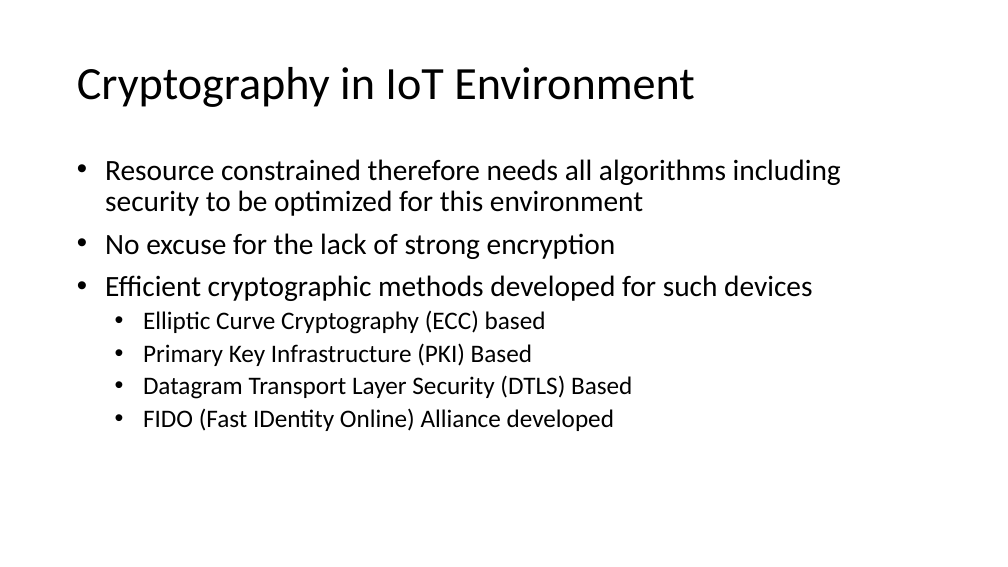
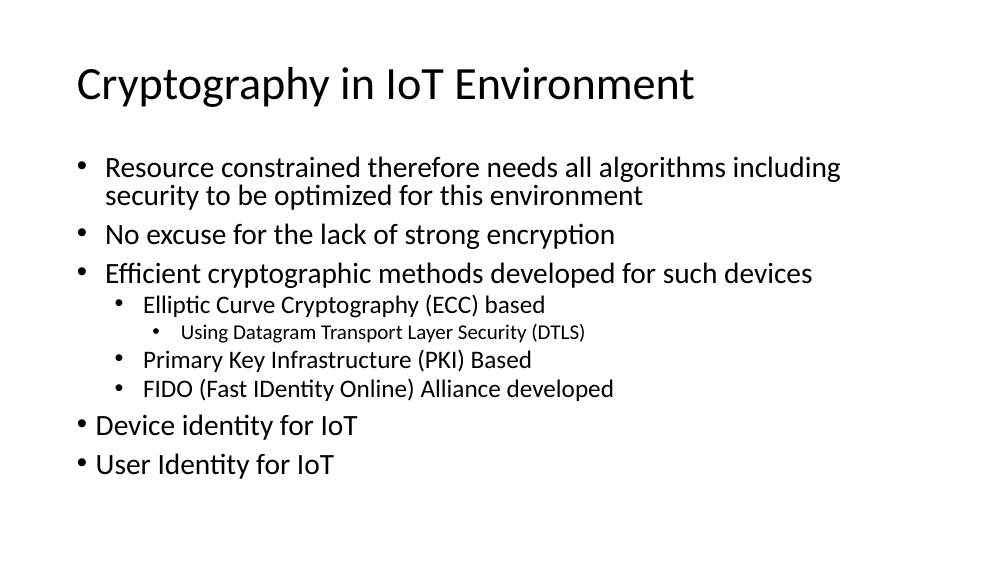
Before and after one commit to douglchoi/SecureSharing, a slide deck: slide 3 of Harshal-Mahangare-Survey-PPT/Authentication mechanisms for Internet of Things (IOT.pptx. Drawn at 1008x567 pixels with LibreOffice and Linux fonts; fonts in the diff are those of the drawing. Boxes give left, top, right and bottom in pixels: in the first picture for what was removed or moved away, otherwise in the second. Text is boxed around its words. In the diff, an @@ line names an element or a change of style, - is before the commit and + after.

```diff
--- a/Harshal-Mahangare-Survey-PPT/Authentication mechanisms for Internet of Things (IOT.pptx
+++ b/Harshal-Mahangare-Survey-PPT/Authentication mechanisms for Internet of Things (IOT.pptx
@@ text at box(105, 156, 841, 401): line spacing 0.9 to 0.8 @@
@@ text at box(181, 324, 585, 343): paragraph added @@
+    • Using Datagram Transport Layer Security (DTLS)
@@ text at box(143, 375, 632, 399): paragraph removed @@
-  • Datagram Transport Layer Security (DTLS) Based
@@ text at box(96, 414, 358, 479): paragraphs added @@
+• Device identity for IoT
+• User Identity for IoT
```
Also in this commit, not shown: 2 other slides changed, 3 slides added.
